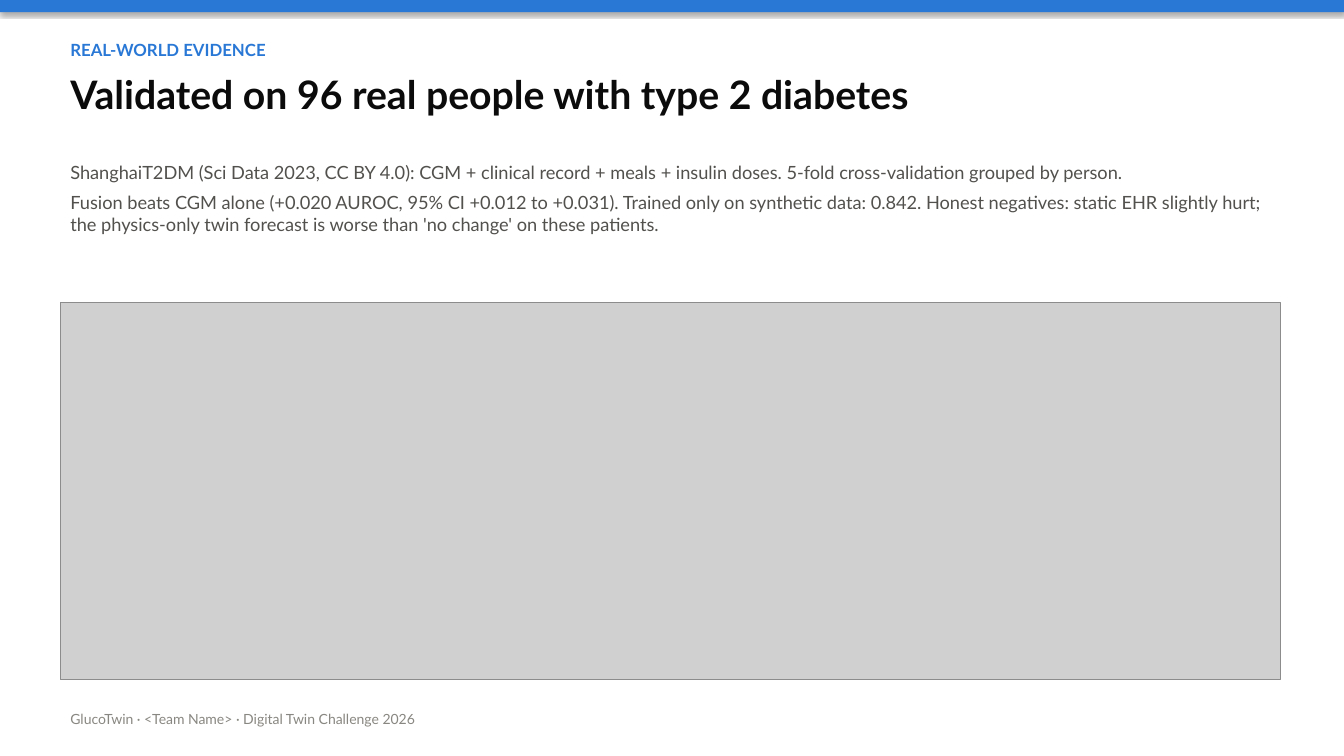
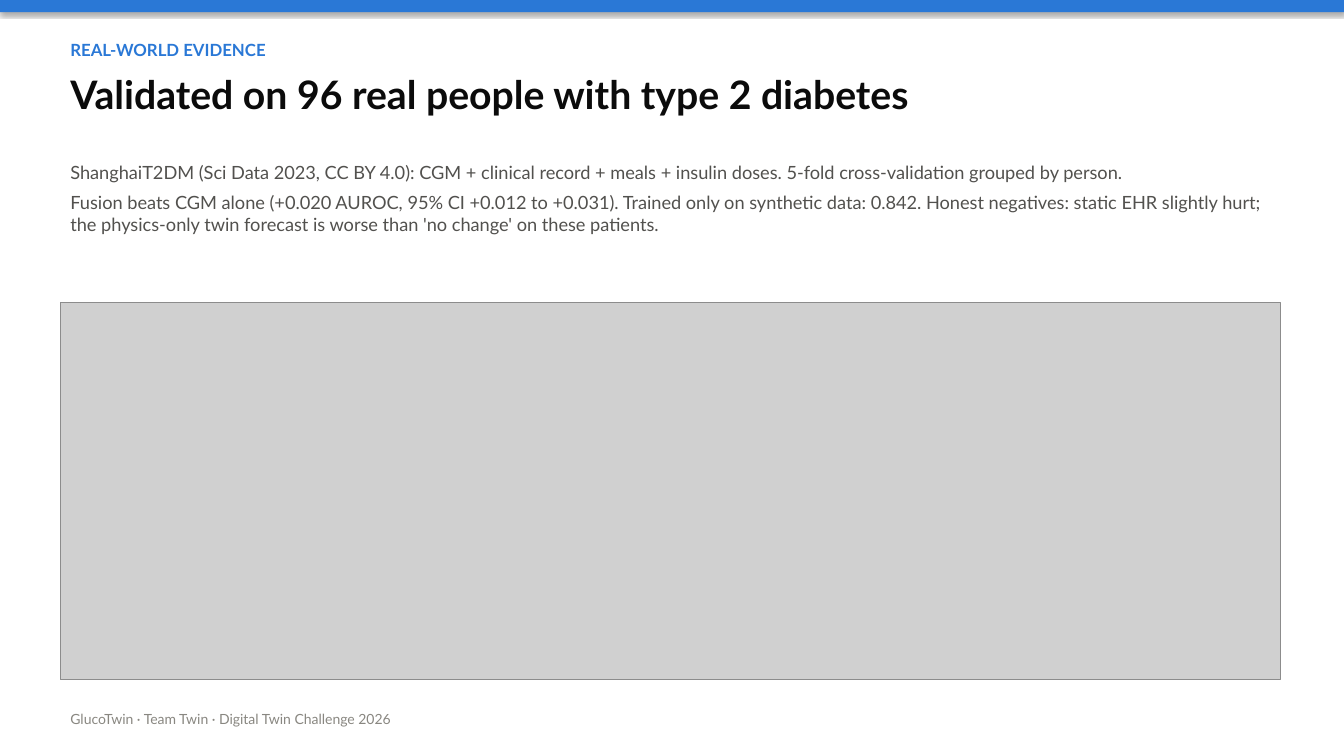
Before and after one commit to maxlovesher/twin_KIIT, a slide deck: slide 8 of docs/GlucoTwin_presentation.pptx. Drawn at 1344x756 pixels with LibreOffice and Linux fonts; fonts in the diff are those of the drawing; grey boxes stand for pictures. Boxes give left, top, right and bottom in pixels: in the first picture for what was removed or moved away, otherwise in the second. Text is boxed around its words. In the diff, an @@ line names an element or a change of style, - is before the commit and + after.

Commit message:
Add team details (Team Twin, KIIT) to README and presentation

```diff
--- a/docs/GlucoTwin_presentation.pptx
+++ b/docs/GlucoTwin_presentation.pptx
@@ text at [70, 714, 390, 727]: text changed @@
-GlucoTwin · <Team Name> · Digital Twin Challenge 2026
+GlucoTwin · Team Twin · Digital Twin Challenge 2026
```
Also in this commit, not shown: 18 other slides changed, 5 other files.
